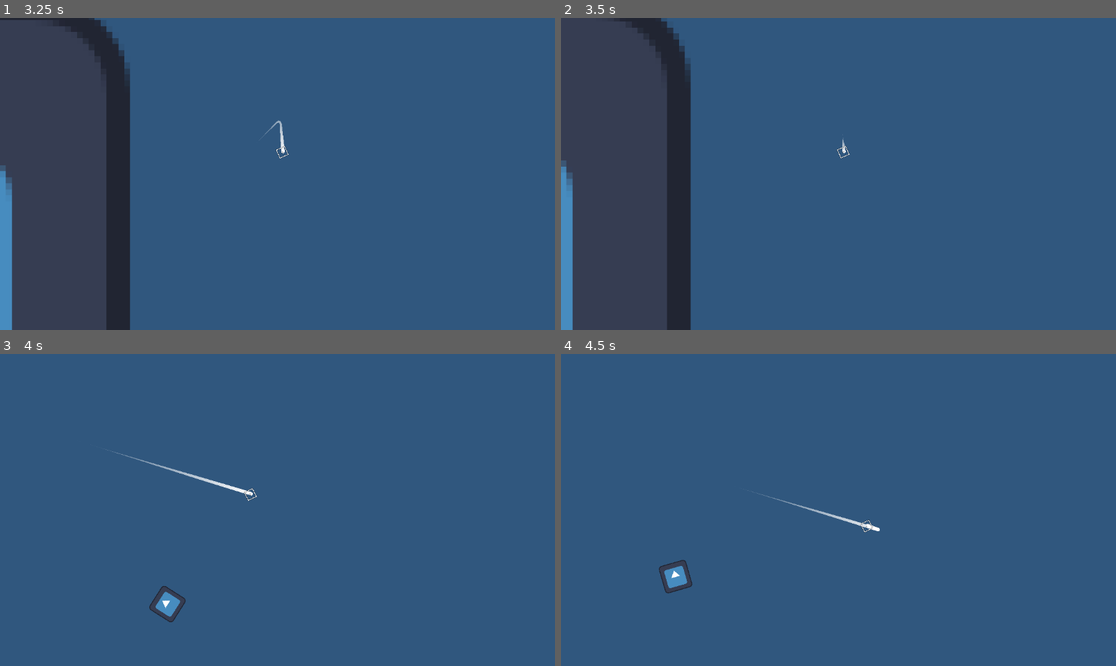
Above: before the commit, frames 1-4 (two rows, left to right).
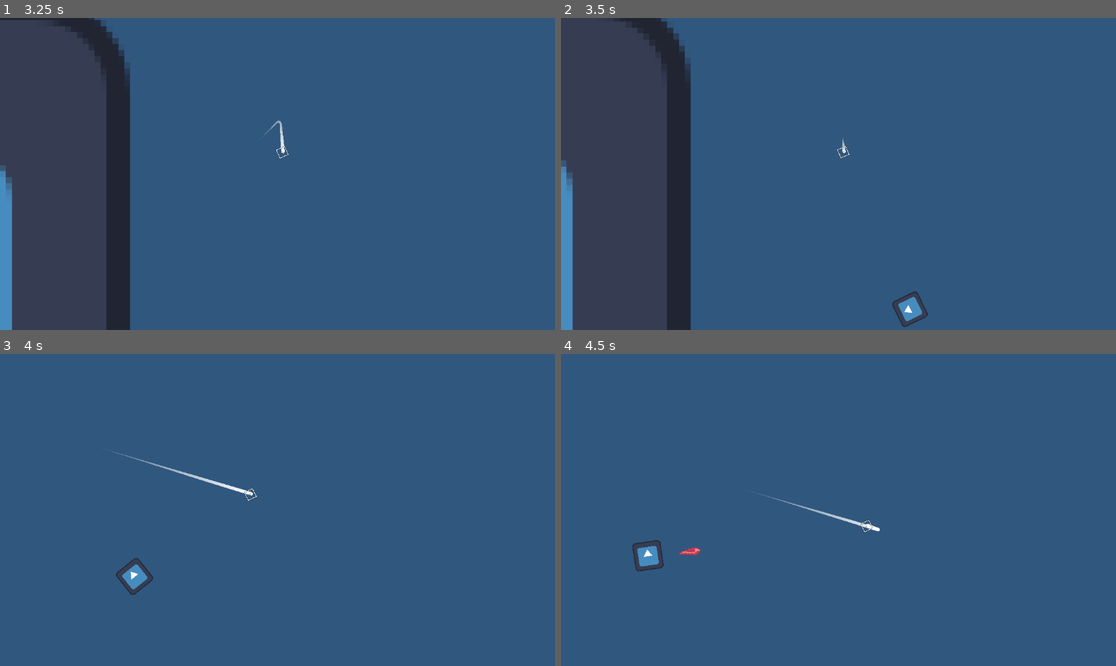
Above: after the commit, the same moments.

Repository: HazarBakir/void_blade
Game: Godot game, scene res://scenes/game_scene.tscn
Two runs of this game, one before a commit and one after it. Both use one fixed random seed, a clock stepped at 60 frames per second and the inputs below. The engine's default icon, where the game draws it, is replaced by a stand-in: a white triangle on a blue panel in a dark square.
Inputs (mouse positions are in pixels of both pictures, inside the frame that each line leads up to):
- Up to frame 1 (3.25 s): tap Enter at 0.5 s; move the mouse to (399, 158) at 0.52 s; press the mouse at (399, 158) at 0.53 s; move the mouse to (166, 189) at 1.27 s; release the mouse at (166, 189) at 1.28 s; click (166, 189) at 1.35 s; move the mouse to (333, 105) at 2.02 s; press the mouse at (333, 105) at 2.03 s; move the mouse to (249, 236) at 2.77 s; release the mouse at (249, 236) at 2.78 s; click (249, 236) at 2.85 s
- Up to frame 2 (3.5 s): no input
- Up to frame 3 (4 s): move the mouse to (444, 556) at 3.52 s; press the mouse at (444, 556) at 3.53 s
- Up to frame 4 (4.5 s): move the mouse to (672, 463) at 4.27 s; release the mouse at (672, 463) at 4.28 s; click (672, 463) at 4.35 s

Frame 1 is identical in both runs. In frame 2, 0.4% of the frame differs, in the area x 59-67%, y 87-100%; in frame 3, 0.9%; in frame 4, 1.0%, in the area x 12-26%, y 59-77%.

Commit message:
refactor randomize the spawn rate,
also, expanded the spawn area(a little bit)

Diff:
--- a/Scenes/enemy_spawner.tscn
+++ b/Scenes/enemy_spawner.tscn
@@ -4,9 +4,3 @@
 
 [node name="enemy_spawner" type="Node2D"]
 script = ExtResource("1_4l55s")
-
-[node name="Timer" type="Timer" parent="."]
-wait_time = 3.0
-autostart = true
-
-[connection signal="timeout" from="Timer" to="." method="_on_timer_timeout"]
--- a/Scripts/Enemy/enemy_spawner.gd
+++ b/Scripts/Enemy/enemy_spawner.gd
@@ -1,5 +1,22 @@
 extends Node2D
+
 @onready var enemy = preload("res://Scenes/enemy_lvl_1_ranger.tscn")
+var spawn_timer: Timer
+var min_spawn_time = 2.0
+var max_spawn_time = 5.0
+
+func _ready():
+	spawn_timer = Timer.new()
+	spawn_timer.one_shot = true
+	spawn_timer.timeout.connect(_on_timer_timeout)
+	add_child(spawn_timer)
+	start_random_spawn_timer()
+
+func start_random_spawn_timer():
+	var random_time = randf_range(min_spawn_time, max_spawn_time)
+	spawn_timer.wait_time = random_time
+	spawn_timer.start()
+
 func _on_timer_timeout() -> void:
 	if enemy == null:
 		print("Error: Enemy scene failed to preload")
@@ -12,8 +29,12 @@
 
 	entity.position = position
 
+	var random_offset = Vector2(randf_range(-50, 50), randf_range(-50, 50))
+	entity.position += random_offset
+
 	var enemies_node = get_tree().current_scene.get_node("enemies")
 	if enemies_node:
 		enemies_node.add_child(entity)
+		start_random_spawn_timer()
 	else:
 		print("enemies node is null")
